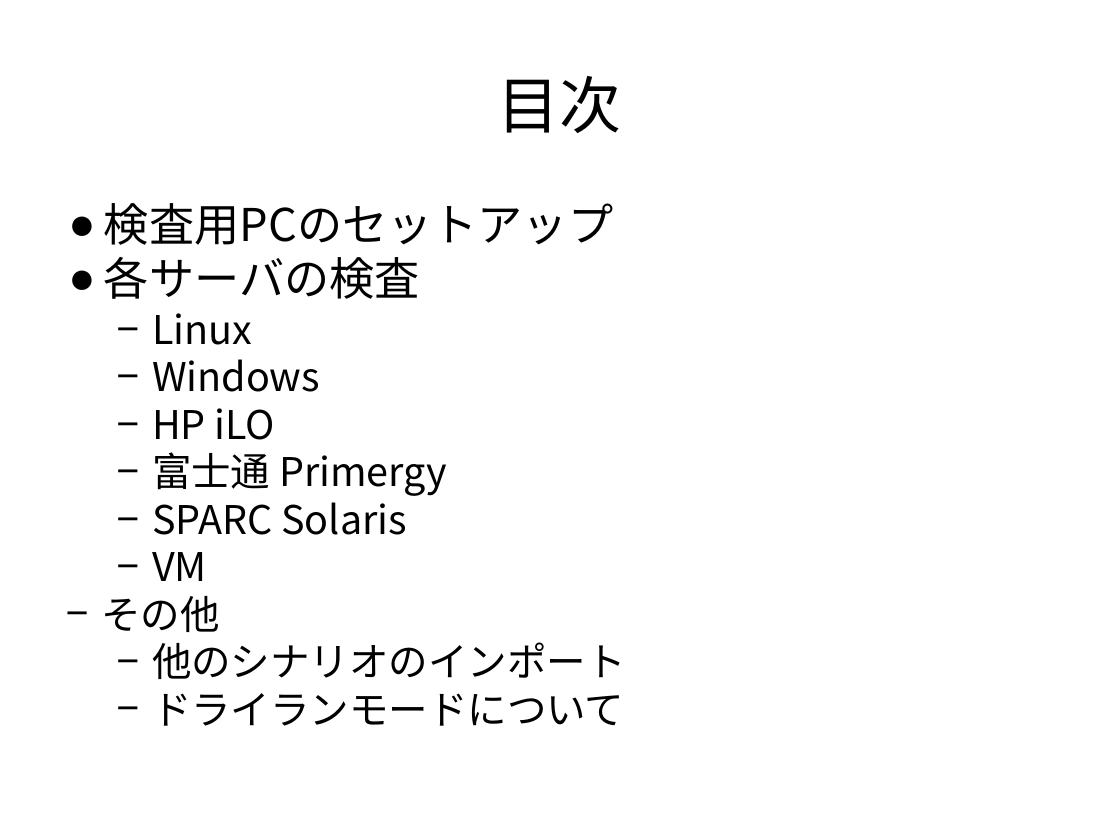
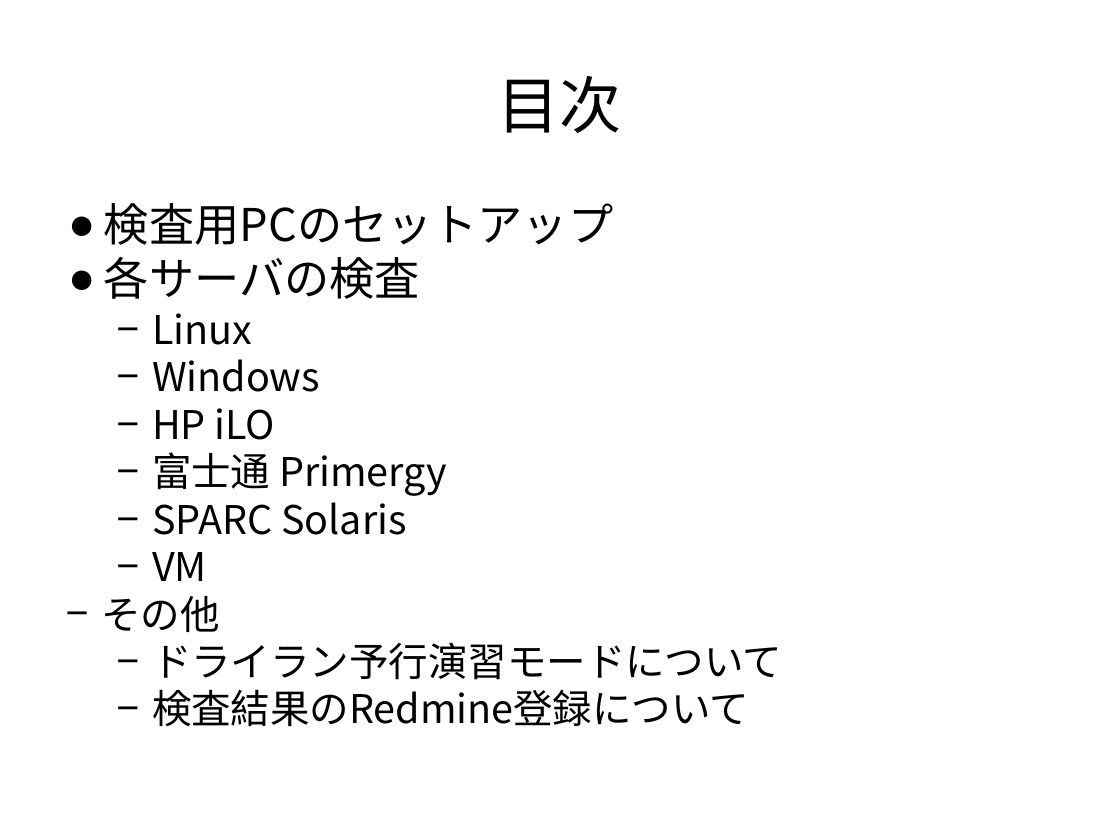
Before and after one commit to frsw3nr/gradle-server-acceptance, a slide deck: slide 2 of docs/jp/tutorial_test_pc.pptx. Drawn at 1120x840 pixels with LibreOffice and Linux fonts; fonts in the diff are those of the drawing. Boxes give left, top, right and bottom in pixels: in the first picture for what was removed or moved away, otherwise in the second. Text is boxed around its words. In the diff, an @@ line names an element or a change of style, - is before the commit and + after.

```diff
--- a/docs/jp/tutorial_test_pc.pptx
+++ b/docs/jp/tutorial_test_pc.pptx
@@ text at (152, 642, 782, 727): text changed @@
-  − 他のシナリオのインポート
-  − ドライランモードについて
+  − ドライラン予行演習モードについて
+  − 検査結果のRedmine登録について
```
Also in this commit, not shown: 15 other slides changed, 3 other files.
